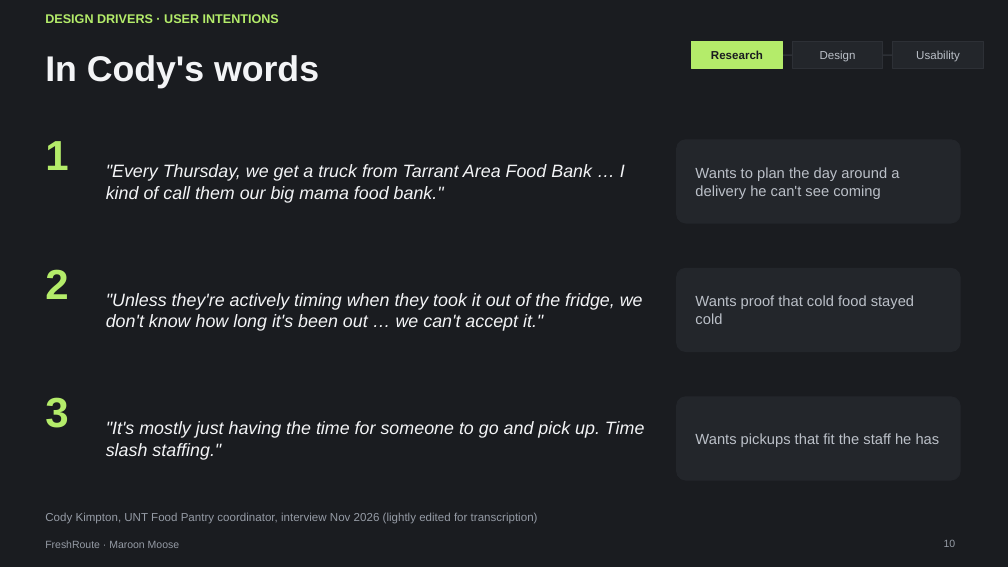
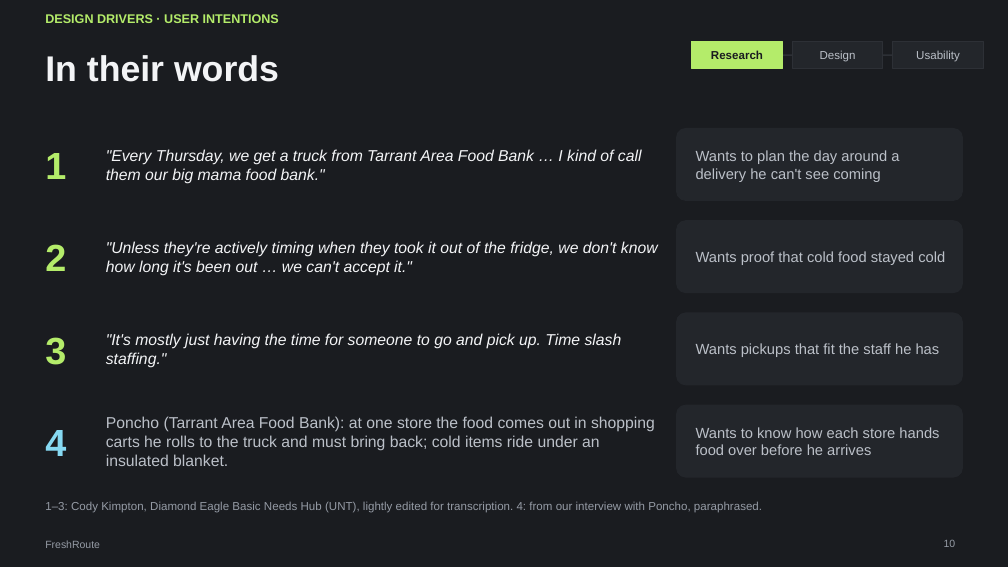
Before and after one commit to ojellyneck44/freshroute, a slide deck: slide 10 of docs/deck/FreshRoute-Final-Presentation.pptx. Drawn at 1008x567 pixels with LibreOffice and Linux fonts; fonts in the diff are those of the drawing. Boxes give left, top, right and bottom in pixels: in the first picture for what was removed or moved away, otherwise in the second. Text is boxed around its words. In the diff, an @@ line names an element or a change of style, - is before the commit and + after.

```diff
--- a/docs/deck/FreshRoute-Final-Presentation.pptx
+++ b/docs/deck/FreshRoute-Final-Presentation.pptx
@@ title at <box>45,55,279,82</box>: text changed @@
-In Cody's words
+In their words
@@ rounded rectangle: place and size @@
-rounded rectangle at <box>677,140,960,223</box>
+rounded rectangle at <box>677,129,963,200</box>
@@ text "Wants to plan the day ...": place and size @@
-text "Wants to plan the day ..." at <box>695,167,899,199</box>
+text "Wants to plan the day ..." at <box>696,150,899,182</box>
@@ text "2": place and size @@
-text "2" at <box>45,269,68,299</box>
+text "2" at <box>45,244,66,271</box>
@@ text ""Unless they're actively timing when ...": place and size @@
-text ""Unless they're actively timing when ..." at <box>106,293,643,331</box>
+text ""Unless they're actively timing when ..." at <box>106,241,658,276</box>
@@ rounded rectangle: place and size @@
-rounded rectangle at <box>677,268,960,352</box>
+rounded rectangle at <box>677,221,963,293</box>
@@ text "Wants proof that cold food ..." rewrapped from <box>695,295,914,324</box> to <box>696,251,945,265</box> @@
@@ size 40 to 36 pt; vertical alignment top to middle in 3 elements at <box>45,153,66,179</box>, <box>45,244,66,271</box>, <box>45,337,66,365</box> @@
@@ text "3": place and size @@
-text "3" at <box>45,397,68,428</box>
+text "3" at <box>45,337,66,365</box>
@@ size 17 to 15 pt in 3 elements at <box>106,149,642,184</box>, <box>106,241,658,276</box>, <box>106,333,622,368</box> @@
@@ text ""It's mostly just having the ...": place and size @@
-text ""It's mostly just having the ..." at <box>106,421,645,460</box>
+text ""It's mostly just having the ..." at <box>106,333,622,368</box>
@@ proportions changed in 3 elements at <box>677,129,963,200</box>, <box>677,221,963,293</box>, <box>677,313,963,385</box> @@
@@ rounded rectangle: place and size @@
-rounded rectangle at <box>677,397,960,480</box>
+rounded rectangle at <box>677,313,963,385</box>
@@ text "Wants pickups that fit the ...": place and size @@
-text "Wants pickups that fit the ..." at <box>695,433,940,447</box>
+text "Wants pickups that fit the ..." at <box>696,343,940,357</box>
@@ text added at <box>106,416,655,466</box>, 15 pt, text #BBC0C8 @@
+Poncho (Tarrant Area Food Bank): at one store the food comes out in shopping carts he rolls to the truck and must bring back; cold items ride under an insulated blanket.
@@ rounded rectangle added at <box>677,405,963,477</box>, fill #23262B, outline #23262B 1 pt @@
@@ text added at <box>45,430,66,456</box>, 36 pt, text #86D9F2, bold @@
+4
@@ text added at <box>696,427,939,455</box>, 14 pt, text #BBC0C8 @@
+Wants to know how each store hands food over before he arrives
@@ text at <box>45,501,762,513</box>: text changed @@
-Cody Kimpton, UNT Food Pantry coordinator, interview Nov 2026 (lightly edited for transcription)
+1–3: Cody Kimpton, Diamond Eagle Basic Needs Hub (UNT), lightly edited for transcription. 4: from our interview with Poncho, paraphrased.
@@ text at <box>45,540,100,548</box>: text changed @@
-FreshRoute · Maroon Moose
+FreshRoute
```
Also in this commit, not shown: 29 other slides changed, 2 other files.
